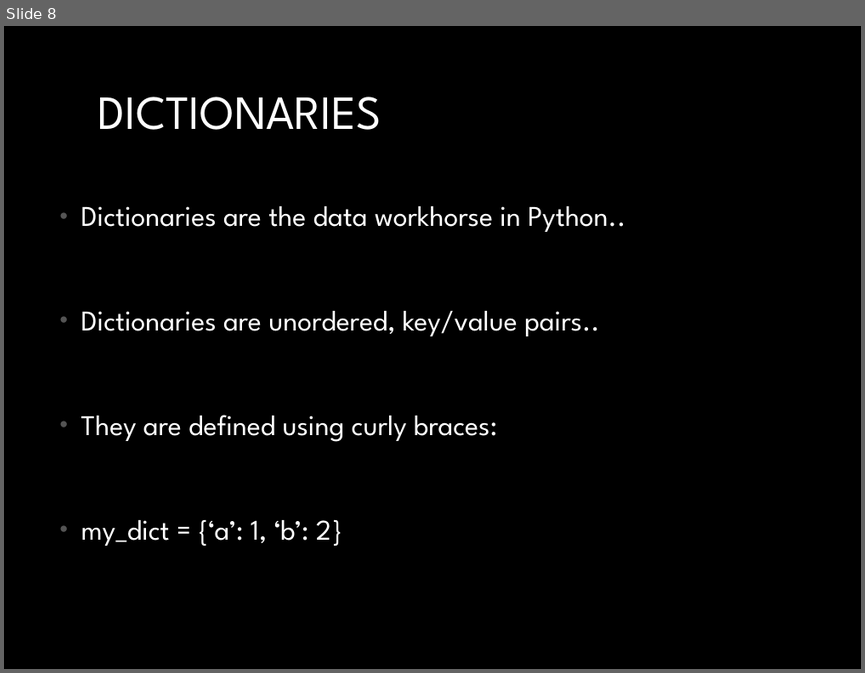
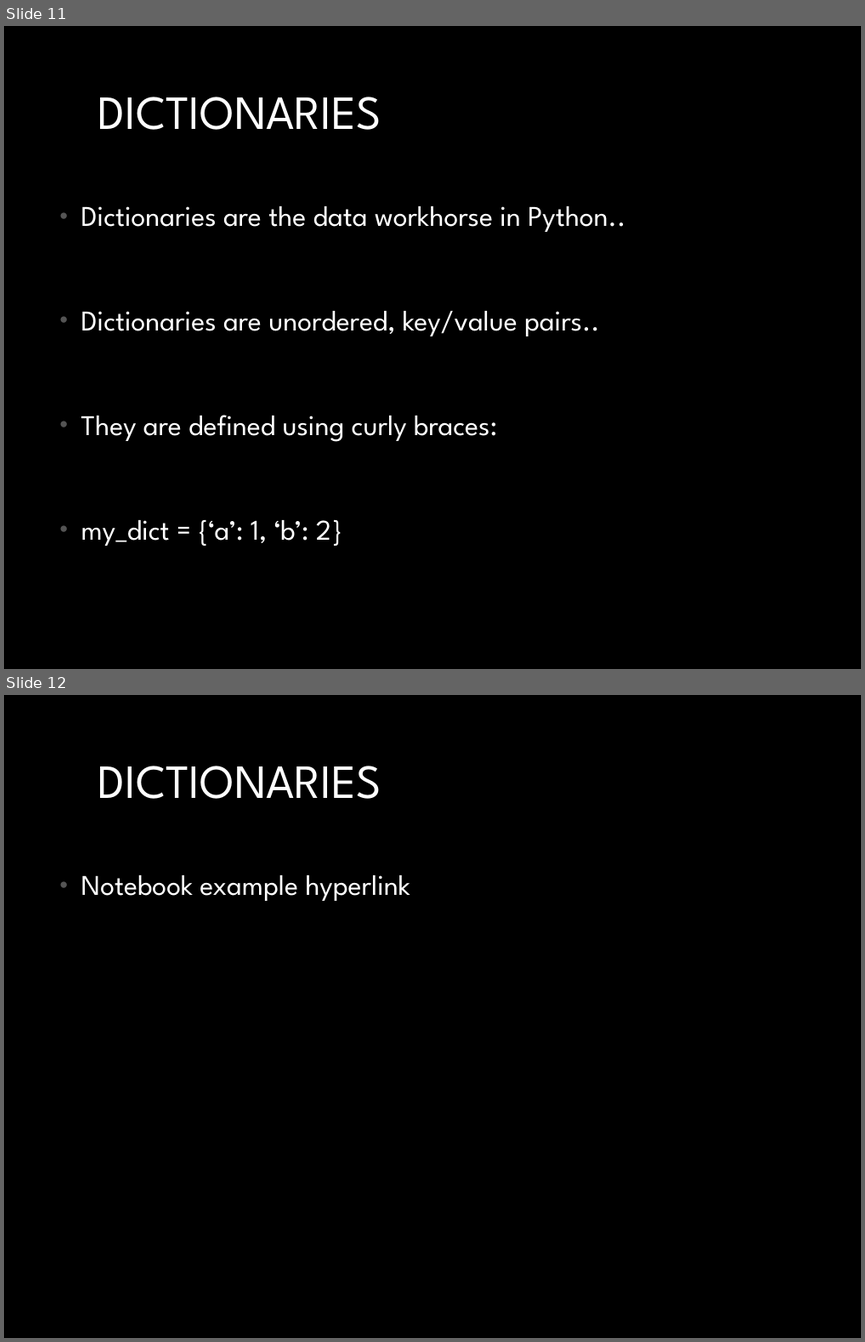
Before and after one commit to MichaelTroyer/Learning_Python_For_Fun_and_Profit, a slide deck: 3. Data Types/Python_Data_Types.pptx. Shown one above the other, each under a label of ours: slide 8 before the commit, slides 11 and 12 after it. The pictures are 865x673 and 865x1342 pixels, drawn with LibreOffice and Linux fonts; fonts in the diff are those of the drawing. Boxes give left, top, right and bottom in pixels: in the first picture for what was removed or moved away, otherwise in the second. Text is boxed around its words. In the diff, an @@ line names an element or a change of style, - is before the commit and + after.

Commit message:
added a better batch clip example

```diff
--- a/3. Data Types/Python_Data_Types.pptx
+++ b/3. Data Types/Python_Data_Types.pptx
@@ slide 12 added at box(4, 695, 861, 1338), background #000000 @@
@@ title added at box(98, 766, 381, 799), 40 pt, text #FFFFFF @@
+DICTIONARIES
@@ text added at box(81, 875, 410, 901), 24 pt, text #FFFFFF @@
+• Notebook example hyperlink
@@ what was slide 8 is now slide 11 @@
```
Also in this commit, not shown: 3 other slides added, 7 other files.
